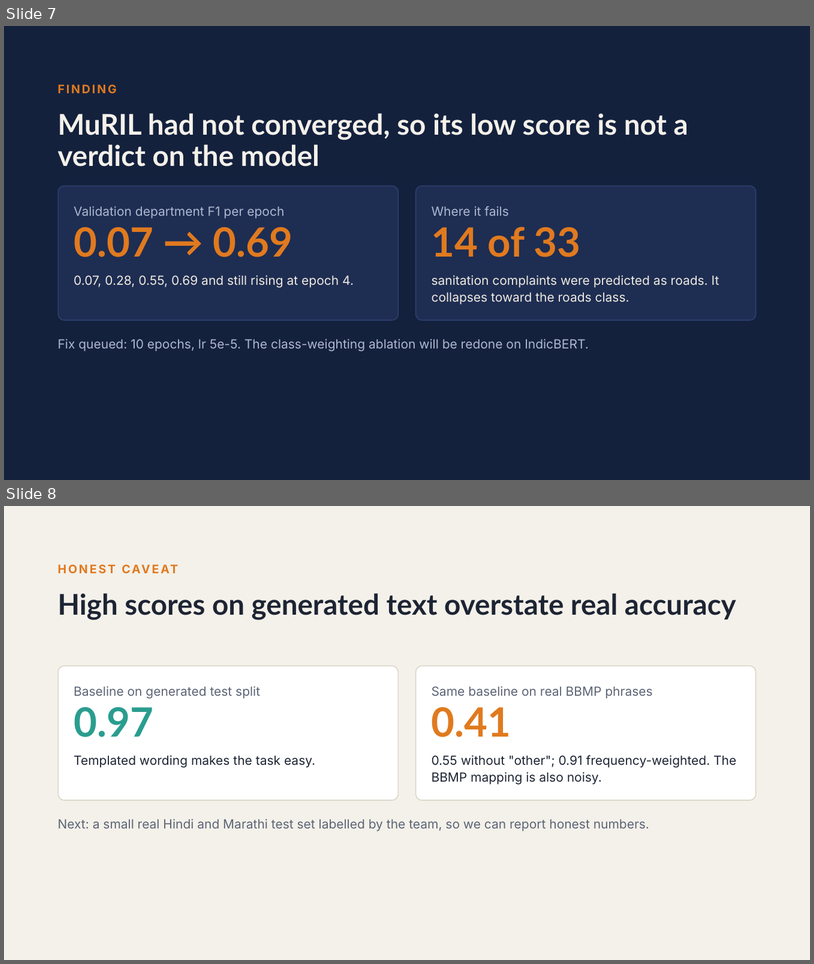
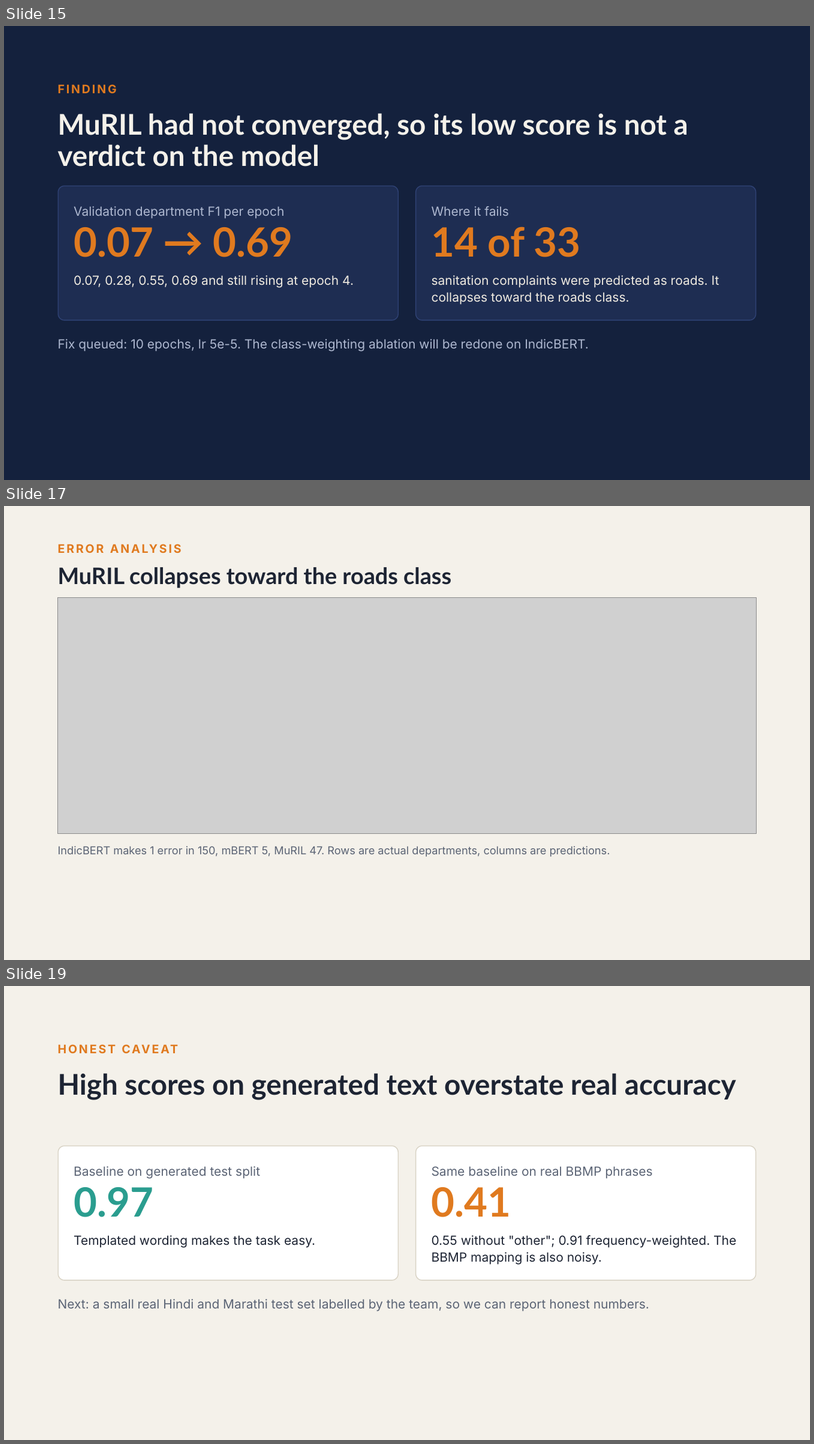
Before and after one commit to sam131725/public_grievenes, a slide deck: docs/slides/P8_Mid-term_Review.pptx. Shown one above the other, each under a label of ours: slides 7 and 8 before the commit, slides 15, 17 and 19 after it; the slides between them are not shown. The pictures are 814x964 and 814x1444 pixels, drawn with LibreOffice and Linux fonts; fonts in the diff are those of the drawing; grey boxes stand for pictures. Boxes give left, top, right and bottom in pixels: in the first picture for what was removed or moved away, otherwise in the second. Text is boxed around its words. In the diff, an @@ line names an element or a change of style, - is before the commit and + after.

```diff
--- a/docs/slides/P8_Mid-term_Review.pptx
+++ b/docs/slides/P8_Mid-term_Review.pptx
@@ slide 17 added at [4,506,810,960], background #F4F1EA @@
@@ text added at [58,540,778,558], 14 pt, text #E07A1F, bold @@
+ERROR ANALYSIS
@@ title added at [58,567,452,588], 27 pt, text #1D2433, bold @@
+MuRIL collapses toward the roads class
@@ picture added at [58,597,757,833] @@
@@ text added at [58,846,611,856], 13 pt, text #5B6475 @@
+IndicBERT makes 1 error in 150, mBERT 5, MuRIL 47. Rows are actual departments, columns are predictions.
@@ what was slide 7 is now slide 15 @@
@@ what was slide 8 is now slide 19 @@
```
Also in this commit, not shown: 1 slide changed, 12 other slides added.
